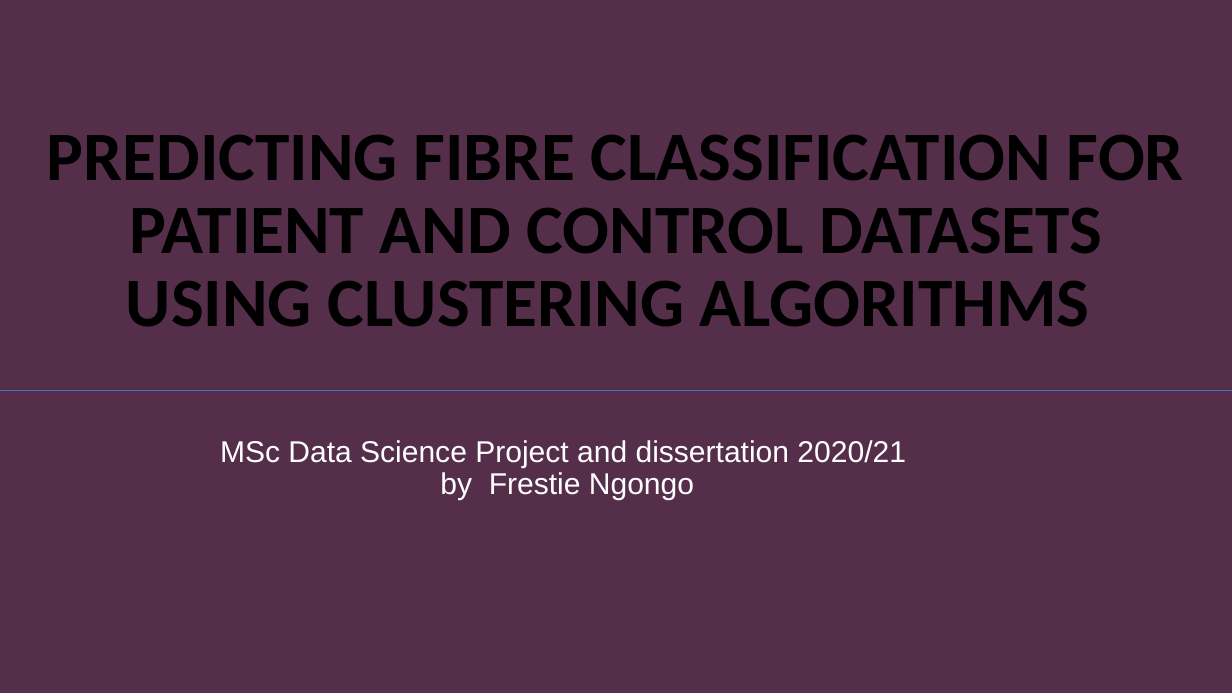
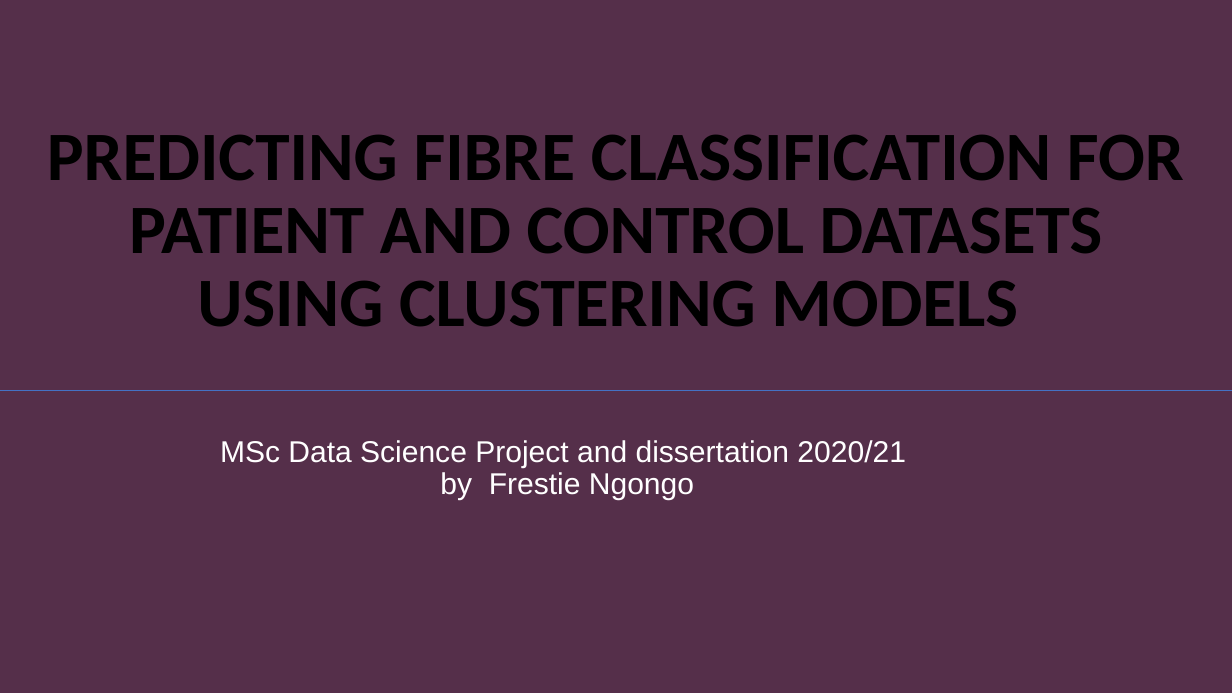
Before and after one commit to FNgongo/Classification_of_fibres_from_the_mitochondrial_disease_dataset_using_clustering_techniques, a slide deck: slide 1 of Dissertation27:Aug/Presentation Diss.pptx. Drawn at 1232x693 pixels with LibreOffice and Linux fonts; fonts in the diff are those of the drawing. Boxes give left, top, right and bottom in pixels: in the first picture for what was removed or moved away, otherwise in the second. Text is boxed around its words. In the diff, an @@ line names an element or a change of style, - is before the commit and + after.

```diff
--- a/Dissertation27:Aug/Presentation Diss.pptx
+++ b/Dissertation27:Aug/Presentation Diss.pptx
@@ title at [47, 135, 1184, 327]: text changed @@
-PREDICTING FIBRE CLASSIFICATION FOR PATIENT AND CONTROL DATASETS USING CLUSTERING ALGORITHMS
+PREDICTING FIBRE CLASSIFICATION FOR PATIENT AND CONTROL DATASETS USING CLUSTERING MODELS
```
Also in this commit, not shown: 1 other slide changed, 1 other file.
